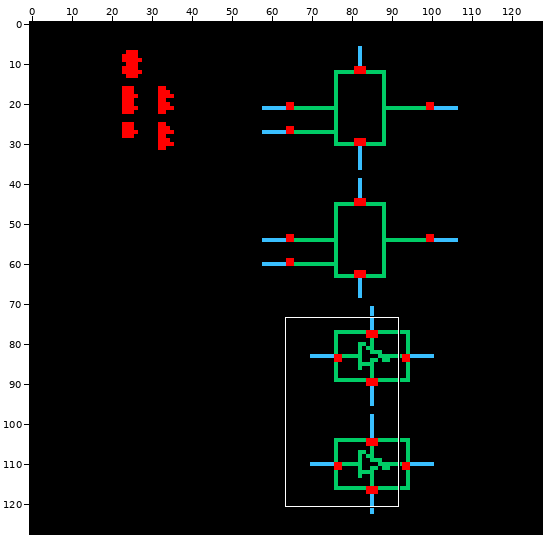
Two states of a sprite sheet, bag_serdes_ec/qdr_retimer_column/schematic/thumbnail_128x128.png. The first picture is a wide view before the edit; the outline marks the close-up.
Close-up. Before:
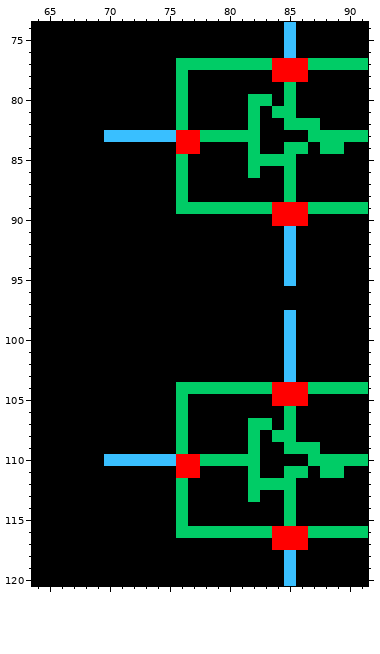
The file is 128x128 pixels. Shown: x 64..91, y 74..120.
And afterwards:
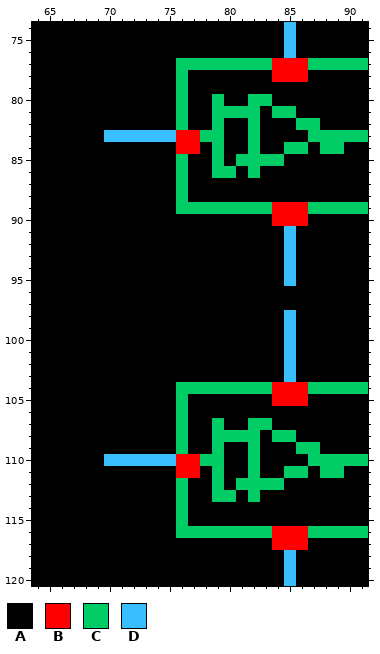
Palette (. is transparent): A #000000  B #ff0000  C #00cc66  D #39bfff
What changed:
@@ x 77..87 @@
  78 AAAAAAABBBA
- 79 AAAAAAAACAA
- 80 AAAAACCACAA
- 81 AAAAACACCAA
- 82 AAAAACAACCC
- 83 BCCCCCAAAAC
- 84 BAAAACAACCA
- 85 AAAAACCCCAA
- 86 AAAAACAACAA
- 87 AAAAAAAACAA
- 88 AAAAAAAACAA
+ 79 AAAAAAAAAAA
+ 80 AACAACCAAAA
+ 81 AACCCCACCAA
+ 82 AACAACAAACC
+ 83 BCCAACAAAAC
+ 84 BACAACAACCA
+ 85 AACACCCCAAA
+ 86 AACCACAAAAA
+ 87 AAAAAAAAAAA
+ 88 AAAAAAAAAAA
  89 CCCCCCCBBBC
@@ x 77..87 @@
 105 AAAAAAABBBA
-106 AAAAAAAACAA
-107 AAAAACCACAA
-108 AAAAACACCAA
-109 AAAAACAACCC
-110 BCCCCCAAAAC
-111 BAAAACAACCA
-112 AAAAACCCCAA
-113 AAAAACAACAA
-114 AAAAAAAACAA
-115 AAAAAAAACAA
+106 AAAAAAAAAAA
+107 AACAACCAAAA
+108 AACCCCACCAA
+109 AACAACAAACC
+110 BCCAACAAAAC
+111 BACAACAACCA
+112 AACACCCCAAA
+113 AACCACAAAAA
+114 AAAAAAAAAAA
+115 AAAAAAAAAAA
 116 CCCCCCCBBBC
Pixel boxes of the changes (left, top, right, bottom) in both close-ups:
changed: (284, 82, 296, 202)
changed: (212, 94, 248, 178)
changed: (284, 406, 296, 526)
changed: (212, 418, 248, 502)
